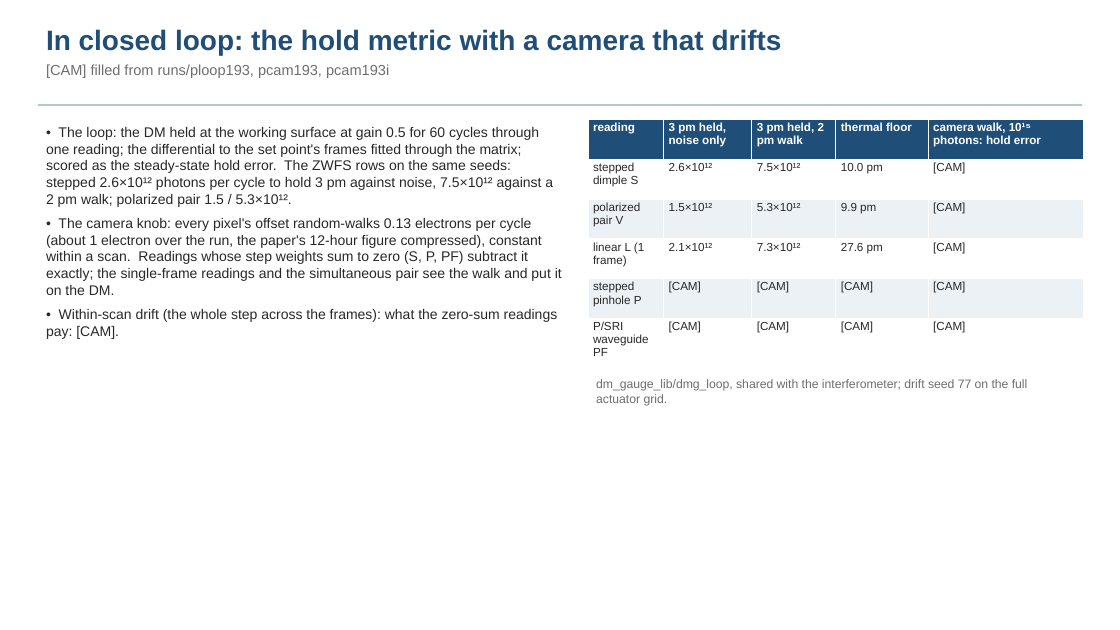
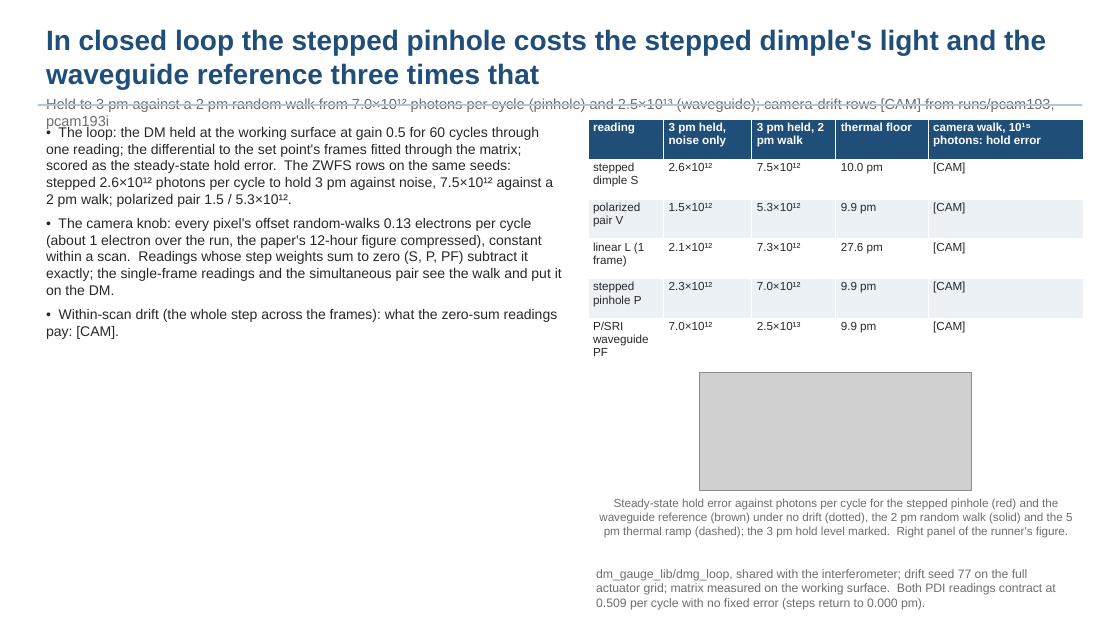
Before and after one commit to nasa-jpl/macos, a slide deck: slide 7 of demo_session/deck_pdi.pptx. Drawn at 1120x630 pixels with LibreOffice and Linux fonts; fonts in the diff are those of the drawing; grey boxes stand for pictures. Boxes give left, top, right and bottom in pixels: in the first picture for what was removed or moved away, otherwise in the second. Text is boxed around its words. In the diff, an @@ line names an element or a change of style, - is before the commit and + after.

```diff
--- a/demo_session/deck_pdi.pptx
+++ b/demo_session/deck_pdi.pptx
@@ text at [46, 29, 1054, 112]: text changed; size 24 to 12.5 pt; text colour #1F4E79 to #6E6E6E; bold off @@
-In closed loop: the hold metric with a camera that drifts
-[CAM] filled from runs/ploop193, pcam193, pcam193i
+In closed loop the stepped pinhole costs the stepped dimple's light and the waveguide reference three times that
+Held to 3 pm against a 2 pm random walk from 7.0×10¹² photons per cycle (pinhole) and 2.5×10¹³ (waveguide); camera-drift rows [CAM] from runs/pcam193, pcam193i
@@ table at [588, 119, 1084, 360] @@
-row 5: stepped pinhole P | [CAM] | [CAM] | [CAM] | [CAM]
+row 5: stepped pinhole P | 2.3×10¹² | 7.0×10¹² | 9.9 pm | [CAM]
-row 6: P/SRI waveguide PF | [CAM] | [CAM] | [CAM] | [CAM]
+row 6: P/SRI waveguide PF | 7.0×10¹² | 2.5×10¹³ | 9.9 pm | [CAM]
@@ text removed at [596, 379, 1028, 406] @@
-dm_gauge_lib/dmg_loop, shared with the interferometer; drift seed 77 on the full actuator grid.
@@ picture added at [700, 372, 972, 491] @@
@@ text added at [599, 498, 1072, 538], 10 pt, text #6E6E6E @@
+Steady-state hold error against photons per cycle for the stepped pinhole (red) and the waveguide reference (brown) under no drift (dotted), the 2 pm random walk (solid) and the 5 pm thermal ramp (dashed); the 3 pm hold level marked. Right panel of the runner's figure.
@@ text added at [596, 569, 1056, 610], 10.5 pt, text #6E6E6E @@
+dm_gauge_lib/dmg_loop, shared with the interferometer; drift seed 77 on the full actuator grid; matrix measured on the working surface. Both PDI readings contract at 0.509 per cycle with no fixed error (steps return to 0.000 pm).
```
Also in this commit, not shown: 3 other files.
